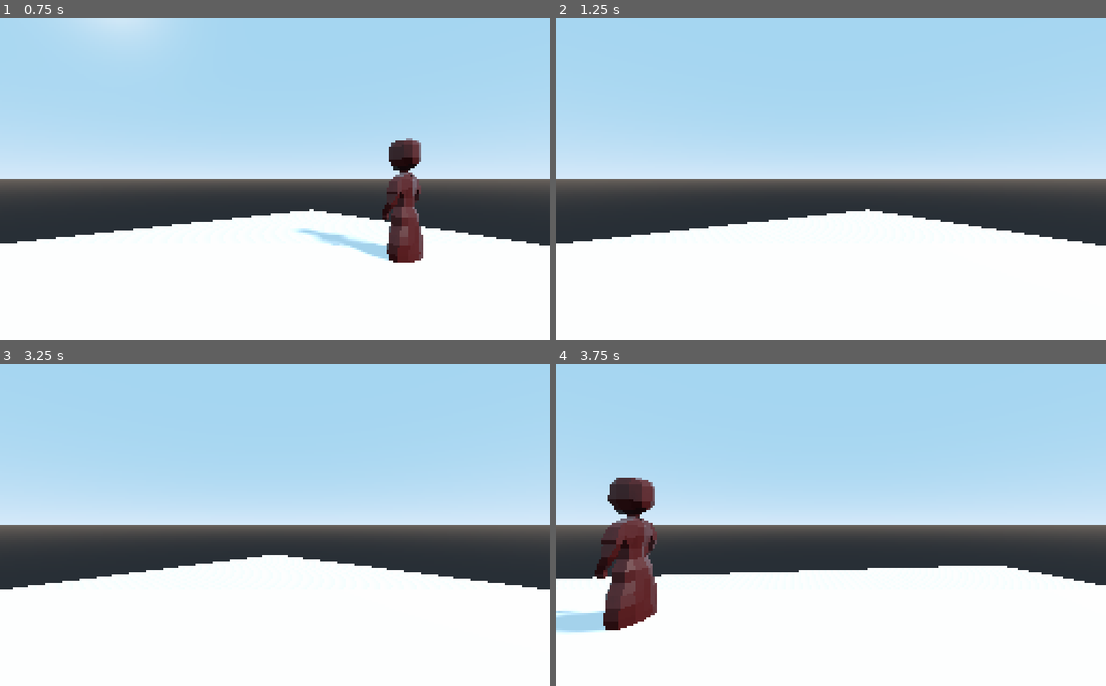
Above: before the commit, frames 1-4 (two rows, left to right).
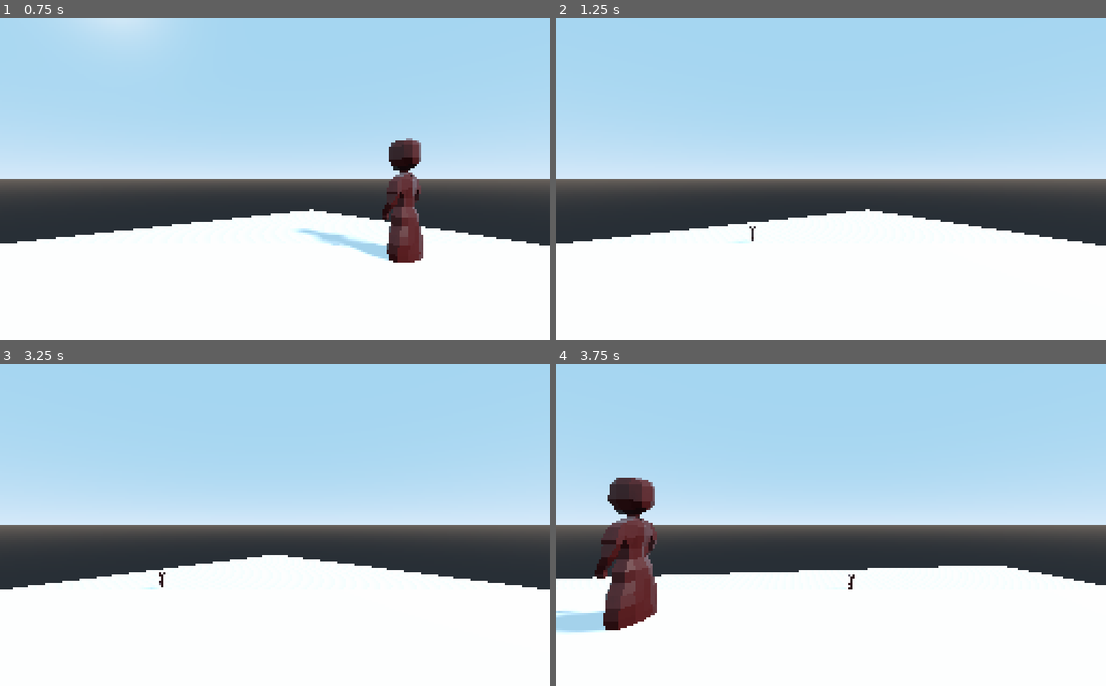
Above: after the commit, the same moments.

Repository: jaret-queercoded/Grotesque
Game: Godot game, scene res://Main.tscn
Two runs of this game, one before a commit and one after it. Both use one fixed random seed, a clock stepped at 60 frames per second and the inputs below.
Inputs:
- Up to frame 1 (0.75 s): tap Enter at 0.5 s; hold D (turn_right) from 0.53 s (still down); tap E (interact) at 0.6 s
- Up to frame 2 (1.25 s): keep holding D (turn_right)
- Up to frame 3 (3.25 s): release D (turn_right) at 1.28 s; hold S (move_back) 1.28-2.03 s; tap E (interact) at 1.35, 2, 2.1, 2.85 s; hold D (turn_right) 2.03-2.78 s; hold W (move_forward) from 2.78 s (still down)
- Up to frame 4 (3.75 s): release W (move_forward) at 3.53 s; hold A (turn_left) from 3.53 s (still down); tap E (interact) at 3.6 s

Frame 1 is identical in both runs. In frame 2, less than 0.1% of the frame differs, in the area x 32-37%, y 64-70%; in frame 3, less than 0.1%, in the area x 26-31%, y 64-70%; in frame 4, less than 0.1%.

Commit message:
Start of the inventory system

Diff:
--- /dev/null
+++ b/GameData/items.json
@@ -0,0 +1,5 @@
+{
+    "test_key" : {
+        "description": "this is a test key"
+    }
+}
--- /dev/null
+++ b/Key.gd
@@ -0,0 +1,7 @@
+extends Spatial
+
+export var item_name = "test_key"
+
+func _on_PickUpArea_body_entered(body):
+	if body.get_name() == "Player":
+		body.add_item(item_name, GameData.item_data[item_name])
--- /dev/null
+++ b/Key.tscn
@@ -0,0 +1,18 @@
+[gd_scene load_steps=4 format=2]
+
+[ext_resource path="res://Key.gd" type="Script" id=1]
+[ext_resource path="res://art/key.glb" type="PackedScene" id=2]
+
+[sub_resource type="BoxShape" id=1]
+
+[node name="Key" type="Spatial"]
+script = ExtResource( 1 )
+
+[node name="key" parent="." instance=ExtResource( 2 )]
+
+[node name="PickUpArea" type="Area" parent="."]
+
+[node name="CollisionShape" type="CollisionShape" parent="PickUpArea"]
+transform = Transform( 1, 0, 0, 0, 1, 0, 0, 0, 1, 0, 1, 0 )
+shape = SubResource( 1 )
+[connection signal="body_entered" from="PickUpArea" to="." method="_on_PickUpArea_body_entered"]
--- a/Main.tscn
+++ b/Main.tscn
@@ -1,7 +1,8 @@
-[gd_scene load_steps=5 format=2]
+[gd_scene load_steps=6 format=2]
 
 [ext_resource path="res://Player.tscn" type="PackedScene" id=1]
 [ext_resource path="res://Person.tscn" type="PackedScene" id=2]
+[ext_resource path="res://Key.tscn" type="PackedScene" id=3]
 
 [sub_resource type="BoxShape" id=1]
 extents = Vector3( 30, 1, 30 )
@@ -56,3 +57,6 @@
 __meta__ = {
 "_edit_use_anchors_": false
 }
+
+[node name="Key" parent="." instance=ExtResource( 3 )]
+transform = Transform( 1, 0, 0, 0, 1, 0, 0, 0, 1, 21.3228, -0.116642, 6.64205 )
--- a/Player.gd
+++ b/Player.gd
@@ -10,6 +10,11 @@
 var grounded = false
 
 var interacting = false
+
+var inventory = {}
+
+func _ready():
+	GameData.item_data
 
 func _physics_process(delta):
 	var backwards = false
@@ -44,3 +49,6 @@
 		y_velocity = -0.1
 	if y_velocity < -MAX_FALL_SPEED:
 		y_velocity = -MAX_FALL_SPEED
+
+func add_item(key, item):
+	inventory[key] = item
--- /dev/null
+++ b/Singletons/GameData.gd
@@ -0,0 +1,10 @@
+extends Node
+
+var item_data = {}
+
+func _ready():
+	var file = File.new()
+	file.open("res://GameData/items.json", File.READ)
+	var items_json = JSON.parse(file.get_as_text())
+	file.close()
+	item_data = items_json.result
--- a/project.godot
+++ b/project.godot
@@ -18,6 +18,10 @@
 config/name="Grotesque"
 run/main_scene="res://Main.tscn"
 config/icon="res://icon.png"
+
+[autoload]
+
+GameData="*res://Singletons/GameData.gd"
 
 [display]
 
Binary file added: art/key.glb
Not shown, added: art/key.glb.import
Not shown, added: art/key.blend
Not shown, added: art/key.blend1
